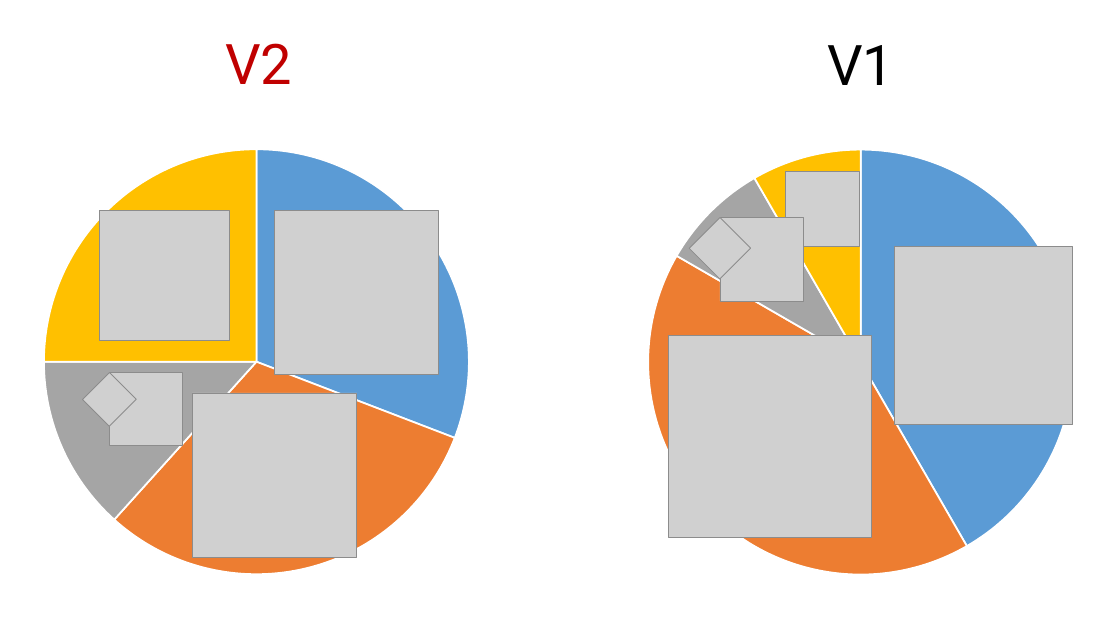
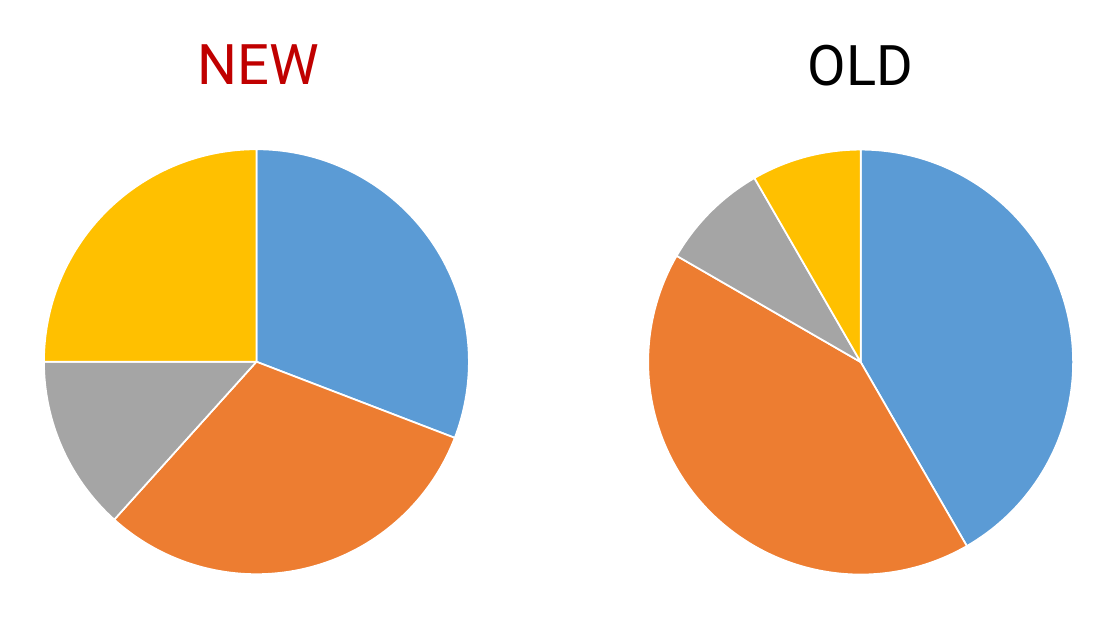
Before and after one commit to rkhaimov/brain-gym, a slide deck: slide 58 of Презентация.pptx (slide 67 before the commit). Drawn at 1120x630 pixels with LibreOffice and Linux fonts; fonts in the diff are those of the drawing; grey boxes stand for pictures. Boxes give left, top, right and bottom in pixels: in the first picture for what was removed or moved away, otherwise in the second. Text is boxed around its words. In the diff, an @@ line names an element or a change of style, - is before the commit and + after.

```diff
--- a/Презентация.pptx
+++ b/Презентация.pptx
@@ text at <box>198,44,319,84</box>: text changed @@
-V2
+NEW
@@ text at <box>808,44,913,86</box>: text changed @@
-V1
+OLD
@@ group removed at <box>669,172,1073,539</box>: 5 pictures @@
@@ group removed at <box>83,211,439,558</box>: 5 pictures @@
```
Also in this commit, not shown: 38 other slides changed, 21 slides added, 24 slides removed.
